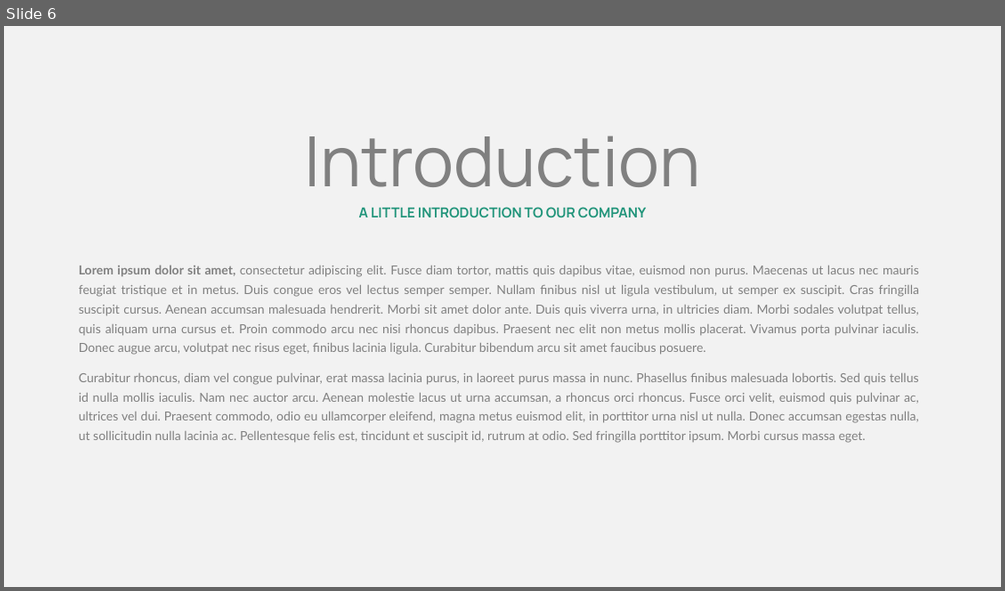
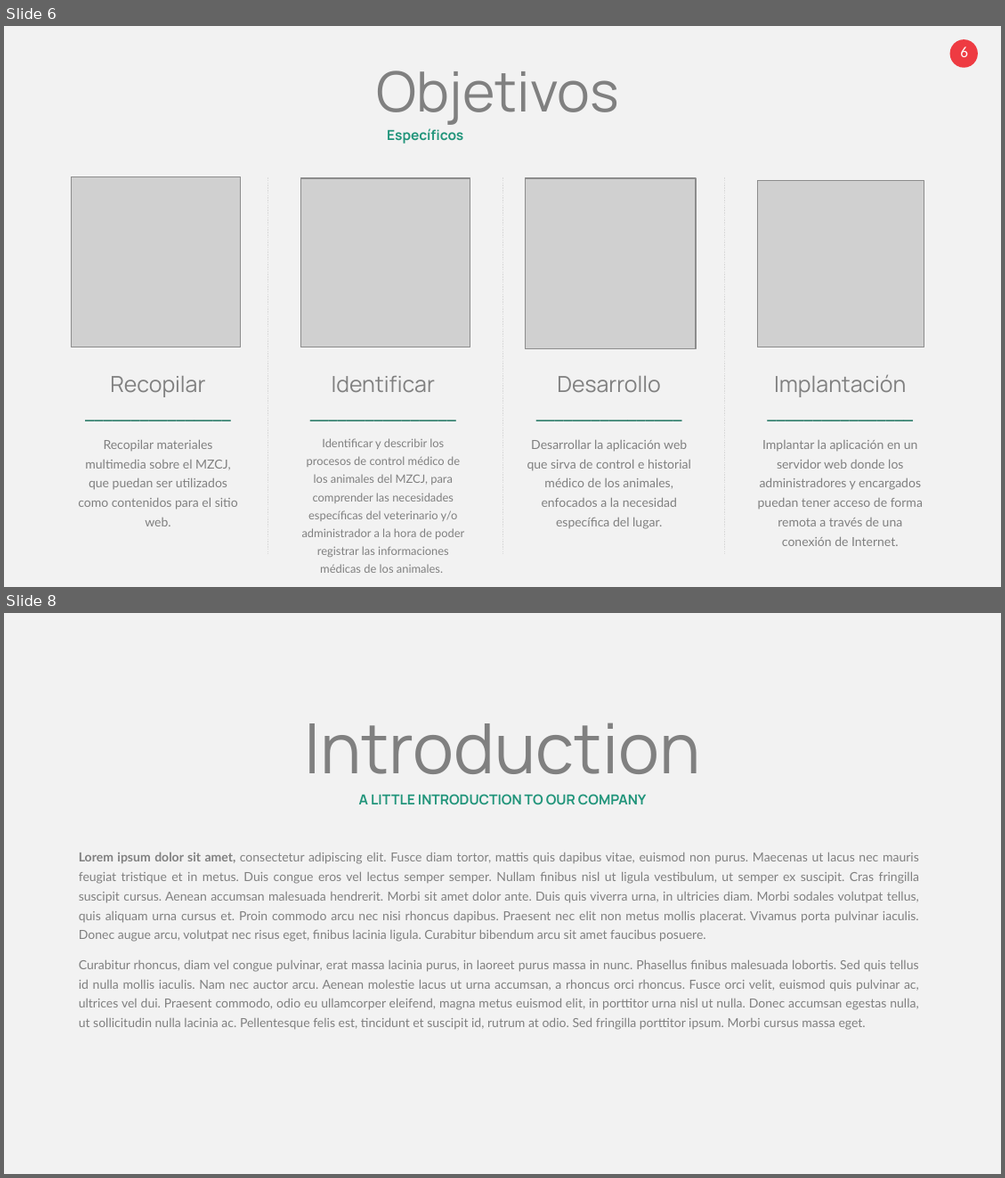
Before and after one commit to vieyrapy/book_minizoo, a slide deck: mzcj_presentacion.pptx. Shown one above the other, each under a label of ours: slide 6 before the commit, slides 6 and 8 after it; the slides between them are not shown. The pictures are 1005x591 and 1005x1178 pixels, drawn with LibreOffice and Linux fonts; fonts in the diff are those of the drawing; grey boxes stand for pictures. Boxes give left, top, right and bottom in pixels: in the first picture for what was removed or moved away, otherwise in the second. Text is boxed around its words. In the diff, an @@ line names an element or a change of style, - is before the commit and + after.

Commit message:
objetivo

```diff
--- a/mzcj_presentacion.pptx
+++ b/mzcj_presentacion.pptx
@@ slide 6 added at [4,26,1001,587], background #F2F2F2 @@
@@ rounded rectangle added at [950,40,978,68], fill #EE3B42 @@
@@ page number added at [960,46,968,57], 11 pt, text #FFFFFF @@
+6
@@ text added at [376,70,619,125], 40 pt, text #808080 @@
+Objetivos
@@ text added at [387,128,463,143], 10 pt, text #22957B, bold @@
+Específicos
@@ picture added at [71,176,240,347] @@
@@ line added from (268, 177) to (268, 555), #D9D9D9 0.25 pt dashed @@
@@ picture added at [301,178,470,347] @@
@@ line added from (502, 177) to (502, 555), #D9D9D9 0.25 pt dashed @@
@@ picture added at [526,178,696,349] @@
@@ line added from (725, 177) to (725, 555), #D9D9D9 0.25 pt dashed @@
@@ picture added at [758,181,923,347] @@
@@ text added at [110,376,205,397], 16 pt, text #808080 @@
+Recopilar
@@ text added at [332,376,435,392], 16 pt, text #808080 @@
+Identificar
@@ text added at [557,376,661,392], 16 pt, text #808080 @@
+Desarrollo
@@ text added at [774,374,906,397], 16 pt, text #808080 @@
+Implantación
@@ text added at [73,403,242,425], 10 pt, text #19705C, bold @@
+________________
@@ text added at [299,403,467,425], 10 pt, text #19705C, bold @@
+________________
@@ text added at [526,403,693,425], 10 pt, text #19705C, bold @@
+________________
@@ text added at [757,403,924,425], 10 pt, text #19705C, bold @@
+________________
@@ text added at [78,440,238,526], 9 pt, text #808080 @@
+Recopilar materiales multimedia sobre el MZCJ, que puedan ser utilizados como contenidos para el sitio web.
@@ text added at [302,438,464,572], 8.3 pt, text #808080 @@
+Identificar y describir los procesos de control médico de los animales del MZCJ, para comprender las necesidades específicas del veterinario y/o administrador a la hora de poder registrar las informaciones médicas de los animales.
@@ text added at [527,440,691,529], 9 pt, text #808080 @@
+Desarrollar la aplicación web que sirva de control e historial médico de los animales, enfocados a la necesidad específica del lugar.
@@ text added at [758,440,922,546], 9 pt, text #808080 @@
+Implantar la aplicación en un servidor web donde los administradores y encargados puedan tener acceso de forma remota a través de una conexión de Internet.
@@ what was slide 6 is now slide 8 @@
```
Also in this commit, not shown: 13 slides changed, 2 other slides added, 2 slides removed.
